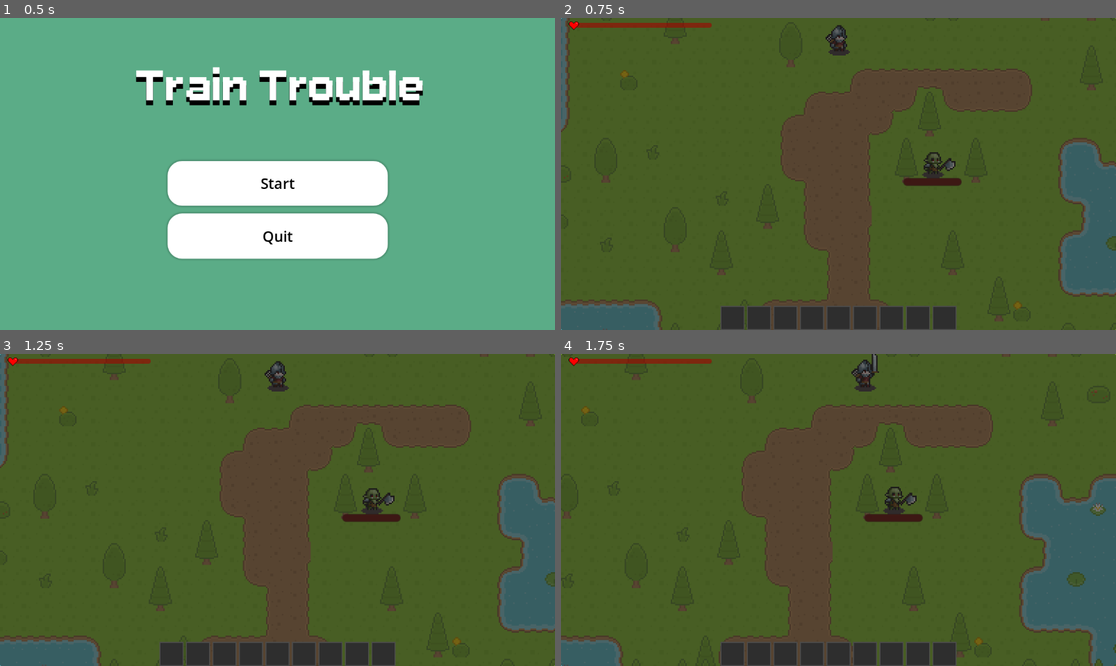
Above: before the commit, frames 1-4 (two rows, left to right).
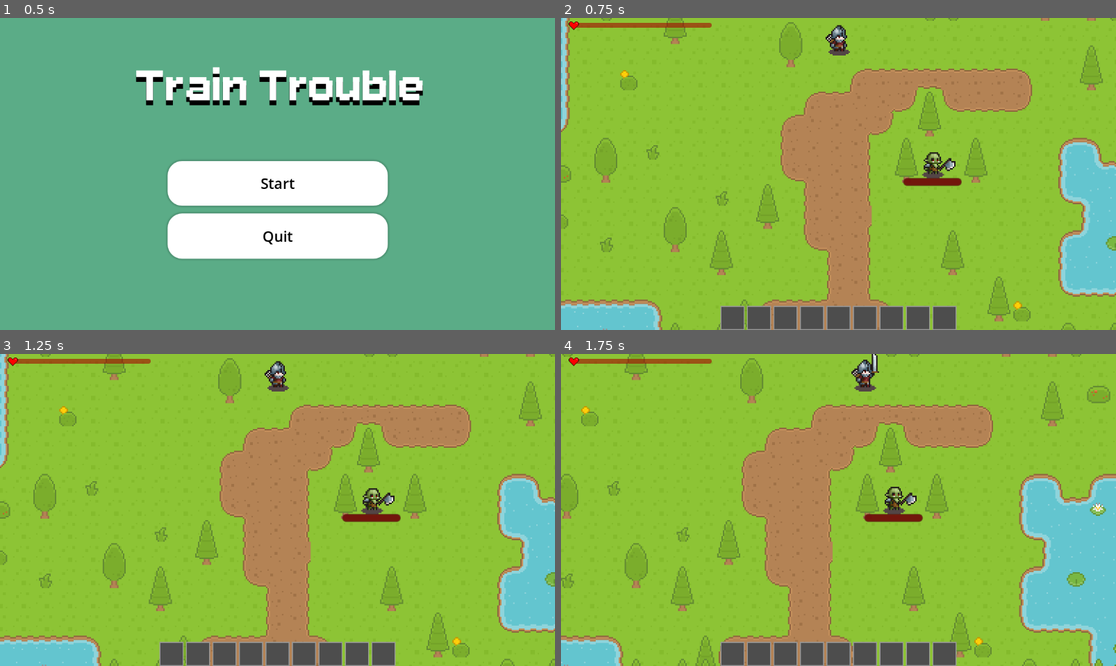
Above: after the commit, the same moments.

Repository: EyeAmTheOne/CS180_Project
Game: Godot game, scene res://ui/menus/MainMenu.tscn
Two runs of this game, one before a commit and one after it. Both use one fixed random seed, a clock stepped at 60 frames per second and the inputs below.
Inputs:
- Up to frame 1 (0.5 s): no input
- Up to frame 2 (0.75 s): click "Start" at 0.5 s
- Up to frame 3 (1.25 s): no input
- Up to frame 4 (1.75 s): hold D (right) from 1.28 s (still down); tap F (attack) at 1.35 s

Frame 1 is identical in both runs. In frame 2, 100% of the frame differs, in the area x 0-100%, y 0-100%; in frame 3, 100%; in frame 4, 100%.

Commit message:
Fix darkened screen and unresponsive game over screen

Diff:
--- a/player/Player.tscn
+++ b/player/Player.tscn
@@ -576,11 +576,6 @@
 
 [node name="HealthUI" type="Panel" parent="PlayerStatsUI"]
 layout_direction = 1
-anchors_preset = 15
-anchor_right = 1.0
-anchor_bottom = 1.0
-grow_horizontal = 2
-grow_vertical = 2
 
 [node name="HealthBar" type="ProgressBar" parent="PlayerStatsUI/HealthUI"]
 modulate = Color(0.89478207, 2.4546682e-06, 7.70092e-07, 1)
